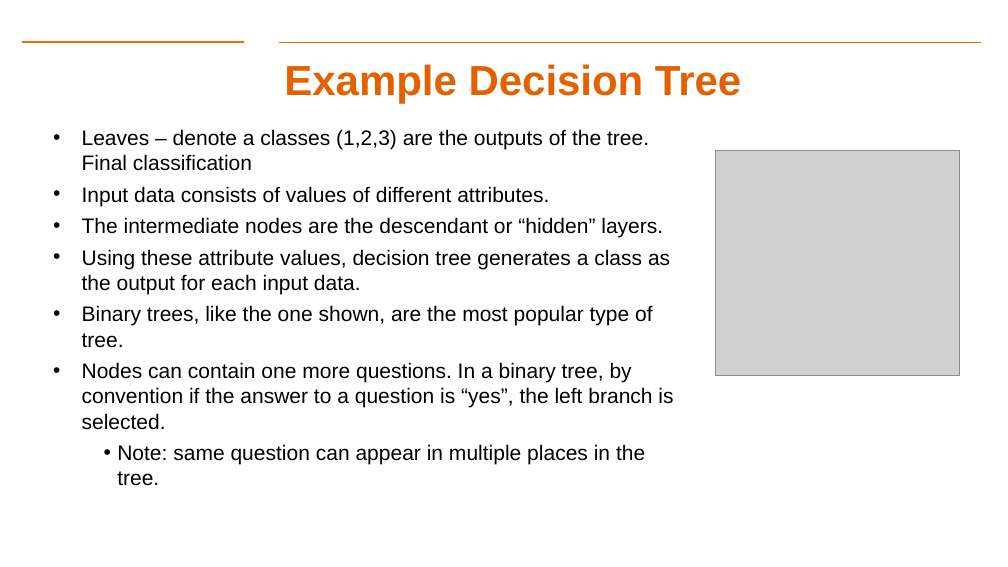
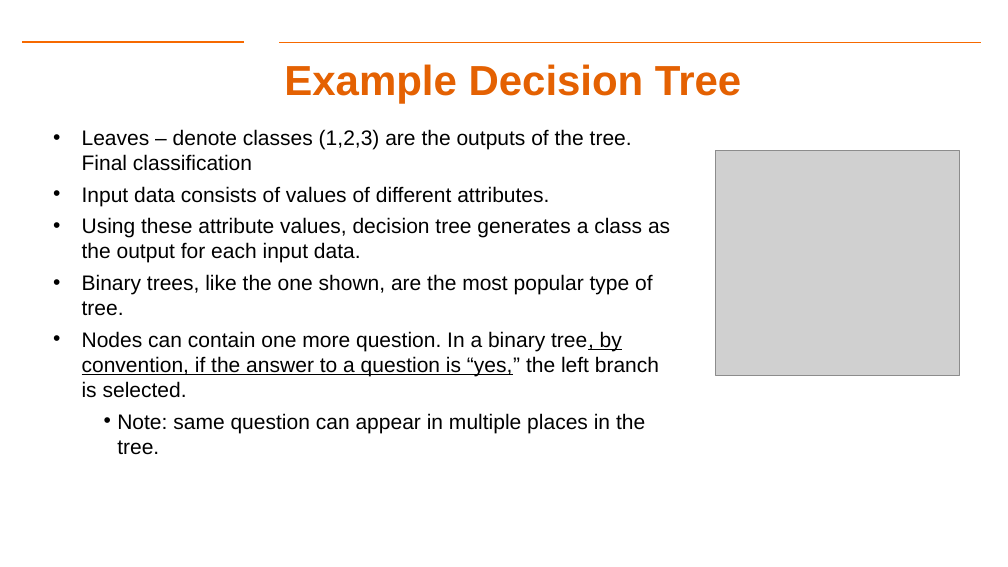
Before and after one commit to gk5951/RIT-DSCI-633-FDS, a slide deck: slide 8 of Syllabus/Lecture06/Lec06.pptx. Drawn at 1008x567 pixels with LibreOffice and Linux fonts; fonts in the diff are those of the drawing; grey boxes stand for pictures; background and template pictures are left out. Boxes give left, top, right and bottom in pixels: in the first picture for what was removed or moved away, otherwise in the second. Text is boxed around its words. In the diff, an @@ line names an element or a change of style, - is before the commit and + after.

```diff
--- a/Syllabus/Lecture06/Lec06.pptx
+++ b/Syllabus/Lecture06/Lec06.pptx
@@ text at (82,129,632,171): text changed @@
-• Leaves – denote a classes (1,2,3) are the outputs of the tree. Final classification
+• Leaves – denote classes (1,2,3) are the outputs of the tree. Final classification
@@ text at (82,217,663,238): paragraph removed @@
-• The intermediate nodes are the descendant or “hidden” layers.
@@ text at (82,331,659,398): text changed @@
-• Nodes can contain one more questions. In a binary tree, by convention if the answer to a question is “yes”, the left branch is selected.
+• Nodes can contain one more question. In a binary tree, by convention, if the answer to a question is “yes,” the left branch is selected.
```
Also in this commit, not shown: 2 other slides changed, 4 other files.
